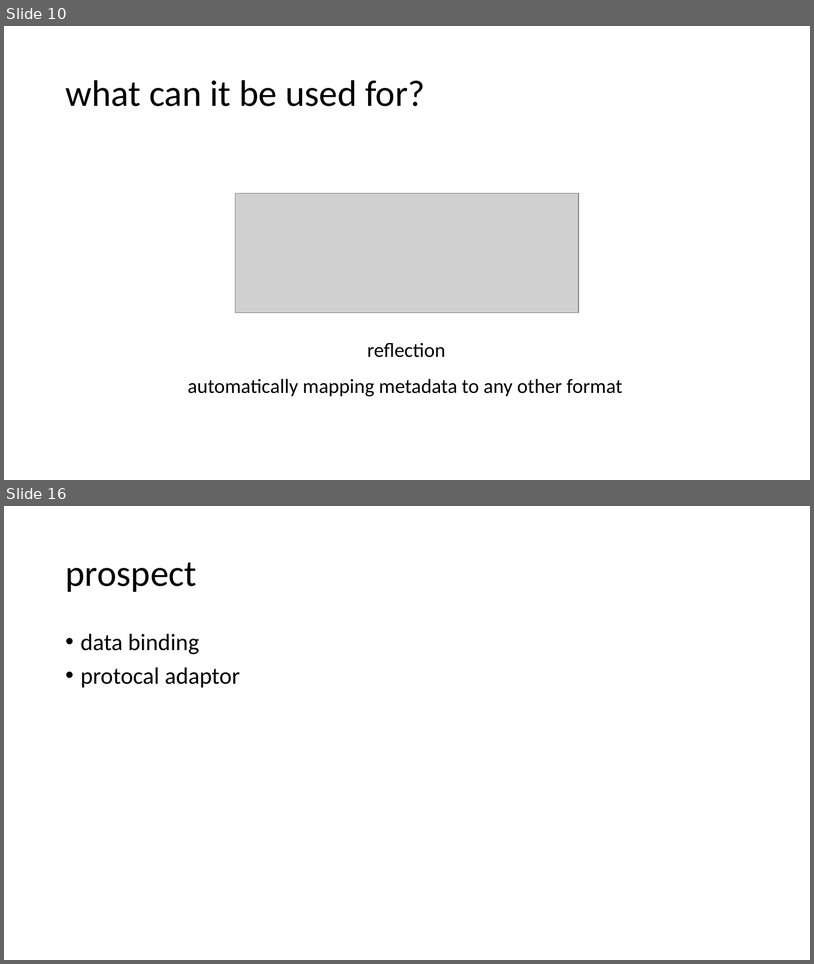
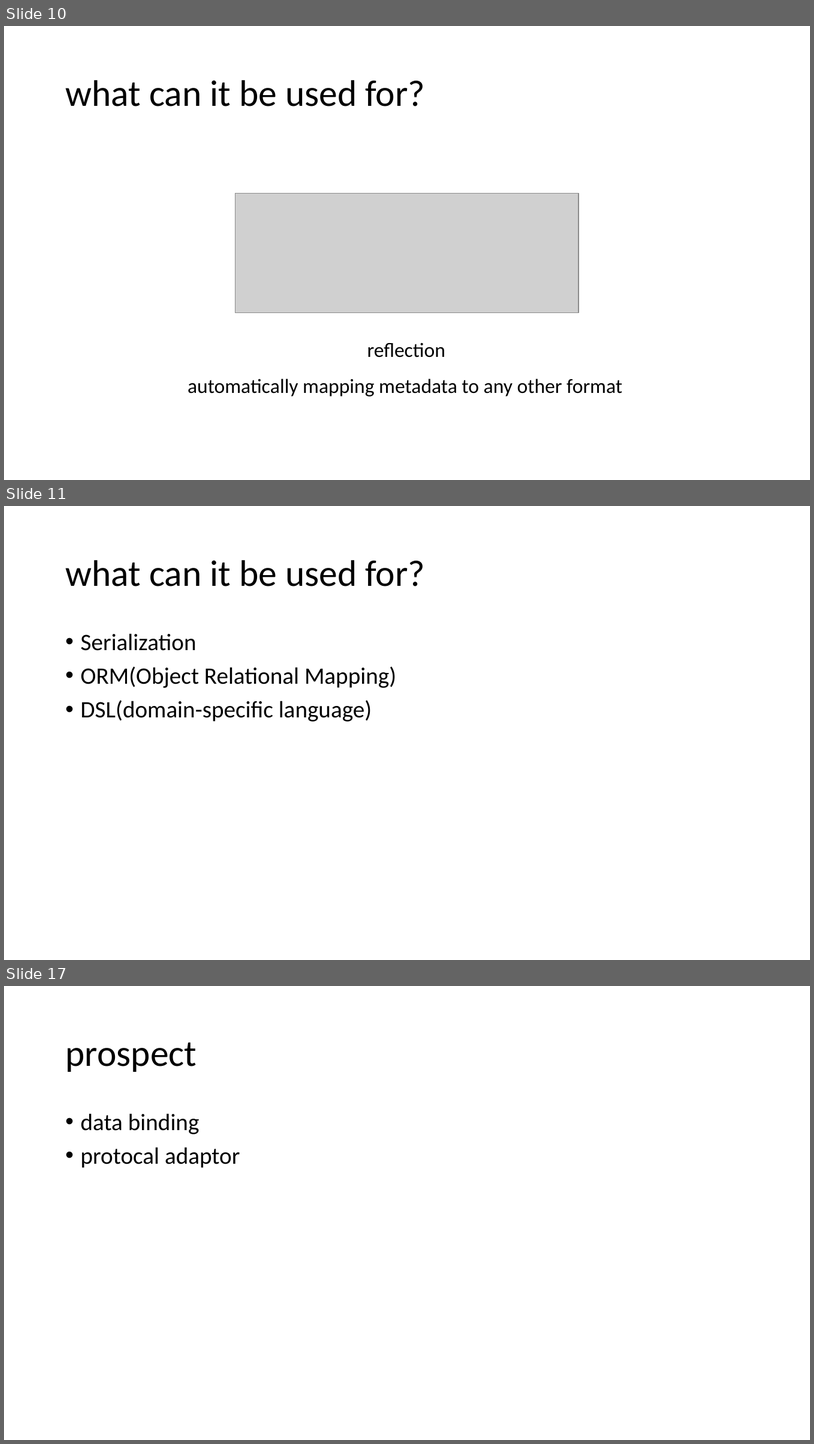
Before and after one commit to qicosmos/cppcon2017, a slide deck: cppcon2017.pptx. Shown one above the other, each under a label of ours: slides 10 and 16 before the commit, slides 10, 11 and 17 after it; the slides between them are not shown. The pictures are 814x964 and 814x1444 pixels, drawn with LibreOffice and Linux fonts; fonts in the diff are those of the drawing; grey boxes stand for pictures. Boxes give left, top, right and bottom in pixels: in the first picture for what was removed or moved away, otherwise in the second. Text is boxed around its words. In the diff, an @@ line names an element or a change of style, - is before the commit and + after.

```diff
--- a/cppcon2017.pptx
+++ b/cppcon2017.pptx
@@ slide 11 added at (4,506,810,960), background #FFFFFF @@
@@ title added at (65,560,425,586), 44 pt, text #000000 @@
+what can it be used for?
@@ text added at (81,633,396,721), 28 pt, text #000000 @@
+• Serialization
+• ORM(Object Relational Mapping)
+• DSL(domain-specific language)
@@ what was slide 16 is now slide 17 @@
```
Also in this commit, not shown: 6 slides changed.
